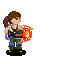
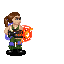
Two versions of the same layered image (64px x 64px). Layer-by-layer changes:
painted on "Calque #50" over box(3, 12, 20, 30)
painted on "Calque #35" over box(3, 12, 20, 30)
painted on "Calque #25" over box(3, 12, 21, 30)
painted on "Calque #19" over box(4, 11, 21, 28)
painted on "Calque #15" over box(4, 11, 21, 28)
painted on "Calque #11" over box(4, 11, 21, 28)
painted on "Calque #6" over box(4, 11, 21, 28)
painted on "Calque #5" over box(4, 11, 21, 26)
showed "[Calque #1]" over box(3, 11, 21, 30)
